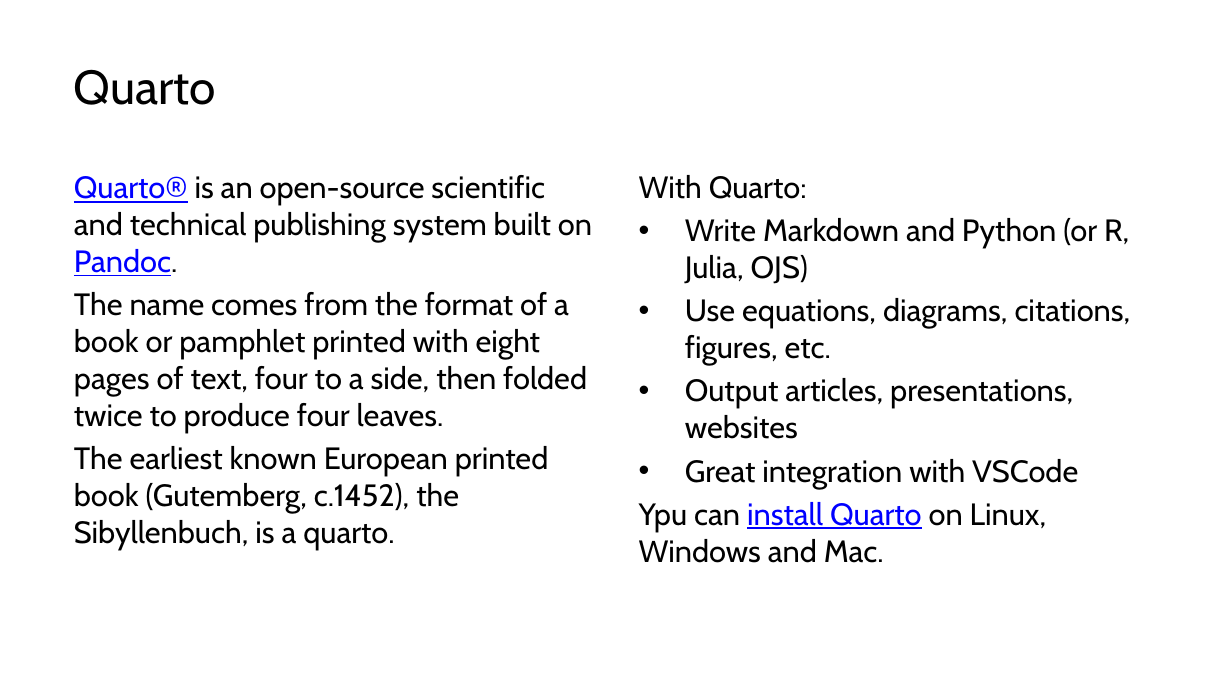
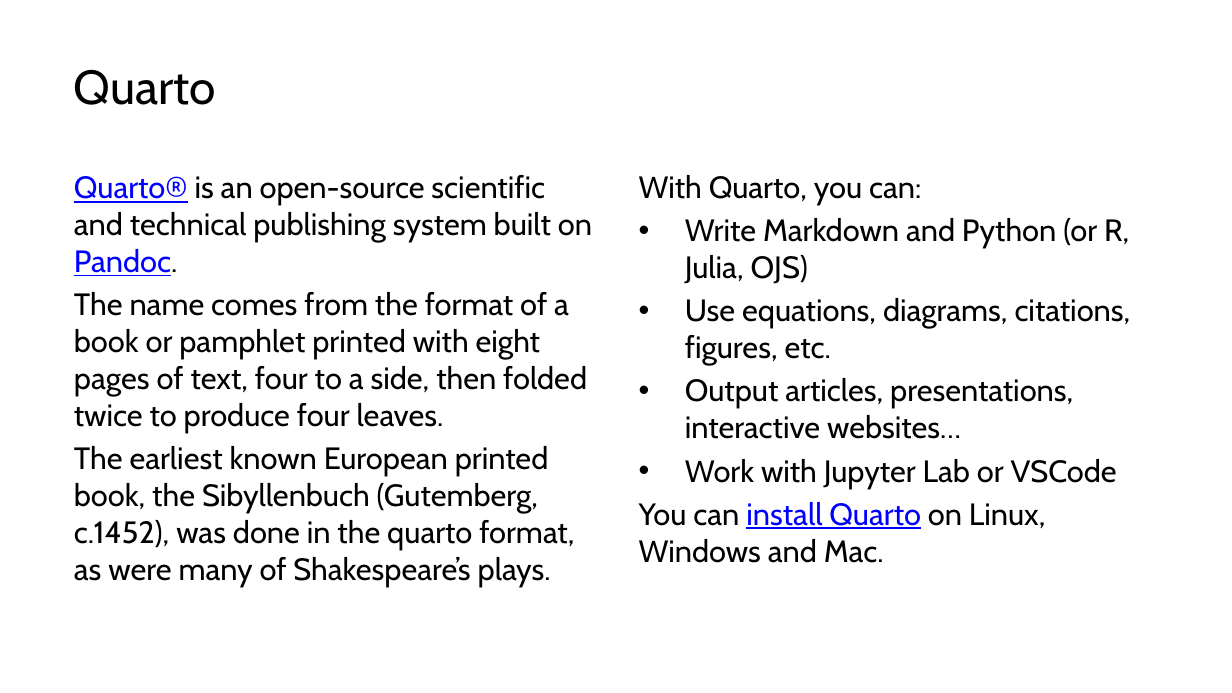
Before and after one commit to lucas-a-meyer/using-quarto, a slide deck: slide 6 of docs/presentation-orig.pptx. Drawn at 1232x693 pixels with LibreOffice and Linux fonts; fonts in the diff are those of the drawing. Boxes give left, top, right and bottom in pixels: in the first picture for what was removed or moved away, otherwise in the second. Text is boxed around its words. In the diff, an @@ line names an element or a change of style, - is before the commit and + after.

```diff
--- a/docs/presentation-orig.pptx
+++ b/docs/presentation-orig.pptx
@@ text at <box>639,175,921,205</box>: text changed @@
-With Quarto:
+With Quarto, you can:
@@ text at <box>639,378,1117,563</box>: text changed @@
-• Output articles, presentations, websites
-• Great integration with VSCode
-Ypu can install Quarto on Linux, Windows and Mac.
+• Output articles, presentations, interactive websites…
+• Work with Jupyter Lab or VSCode
+You can install Quarto on Linux, Windows and Mac.
@@ text at <box>74,446,574,587</box>: text changed @@
-The earliest known European printed book (Gutemberg, c.1452), the Sibyllenbuch, is a quarto.
+The earliest known European printed book, the Sibyllenbuch (Gutemberg, c.1452), was done in the quarto format, as were many of Shakespeare’s plays.
```
Also in this commit, not shown: 4 other slides changed, 10 other files.
